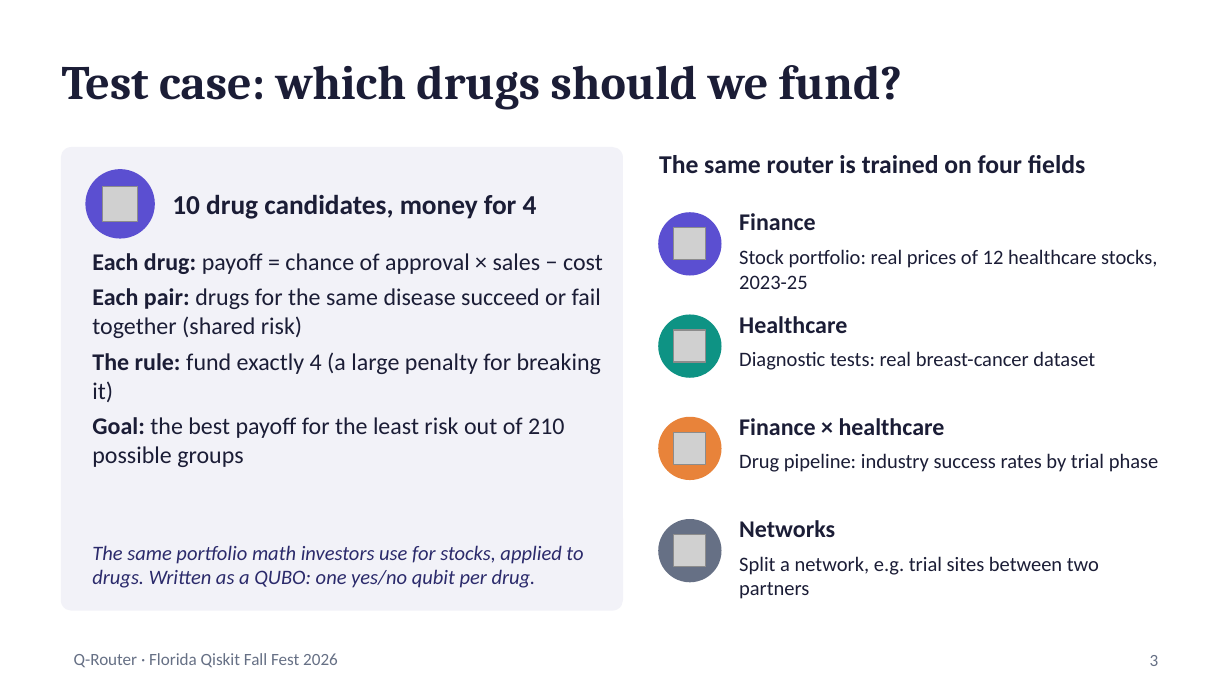
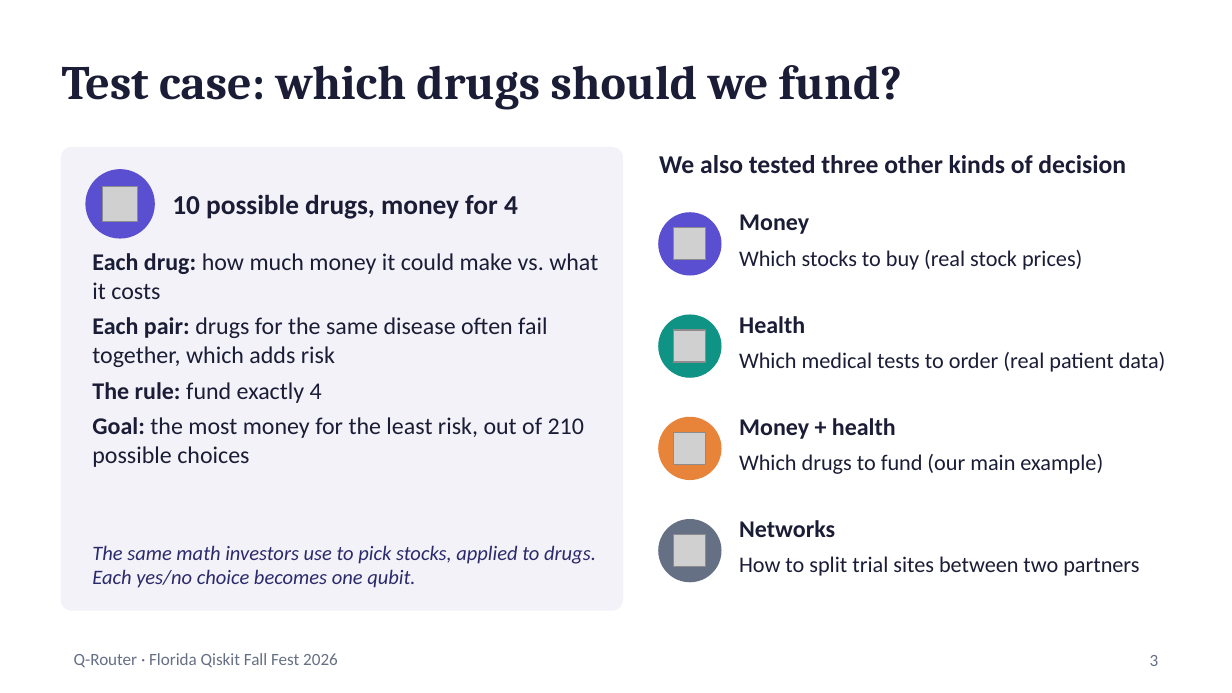
Before and after one commit to gurramn2025-cloud/q-router, a slide deck: slide 3 of slides/Q-Router_slides.pptx. Drawn at 1232x693 pixels with LibreOffice and Linux fonts; fonts in the diff are those of the drawing; grey boxes stand for pictures. Boxes give left, top, right and bottom in pixels: in the first picture for what was removed or moved away, otherwise in the second. Text is boxed around its words. In the diff, an @@ line names an element or a change of style, - is before the commit and + after.

```diff
--- a/slides/Q-Router_slides.pptx
+++ b/slides/Q-Router_slides.pptx
@@ text at [659, 155, 1126, 173]: text changed @@
-The same router is trained on four fields
+We also tested three other kinds of decision
@@ text at [172, 194, 518, 219]: text changed @@
-10 drug candidates, money for 4
+10 possible drugs, money for 4
@@ text at [739, 214, 809, 234]: text changed @@
-Finance
+Money
@@ text at [92, 253, 598, 467]: text changed @@
-Each drug: payoff = chance of approval × sales − cost
-Each pair: drugs for the same disease succeed or fail together (shared risk)
-The rule: fund exactly 4 (a large penalty for breaking it)
-Goal: the best payoff for the least risk out of 210 possible groups
+Each drug: how much money it could make vs. what it costs
+Each pair: drugs for the same disease often fail together, which adds risk
+The rule: fund exactly 4
+Goal: the most money for the least risk, out of 210 possible choices
@@ text at [739, 250, 1082, 270]: text changed; size 12 to 13 pt @@
-Stock portfolio: real prices of 12 healthcare stocks, 2023-25
+Which stocks to buy (real stock prices)
@@ text at [739, 316, 805, 333]: text changed @@
-Healthcare
+Health
@@ text at [739, 352, 1166, 372]: text changed; size 12 to 13 pt @@
-Diagnostic tests: real breast-cancer dataset
+Which medical tests to order (real patient data)
@@ text at [739, 418, 896, 439]: text changed @@
-Finance × healthcare
+Money + health
@@ text at [739, 454, 1103, 474]: text changed; size 12 to 13 pt @@
-Drug pipeline: industry success rates by trial phase
+Which drugs to fund (our main example)
@@ text at [92, 545, 596, 588]: text changed @@
-The same portfolio math investors use for stocks, applied to drugs. Written as a QUBO: one yes/no qubit per drug.
+The same math investors use to pick stocks, applied to drugs. Each yes/no choice becomes one qubit.
@@ text at [739, 556, 1139, 576]: text changed; size 12 to 13 pt @@
-Split a network, e.g. trial sites between two partners
+How to split trial sites between two partners
```
Also in this commit, not shown: 9 other slides changed.
